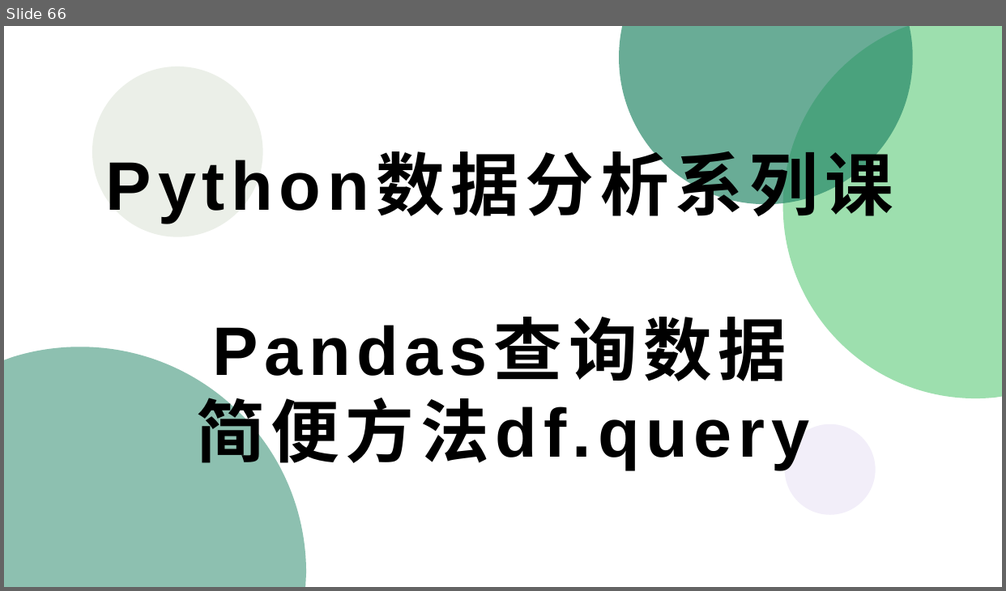
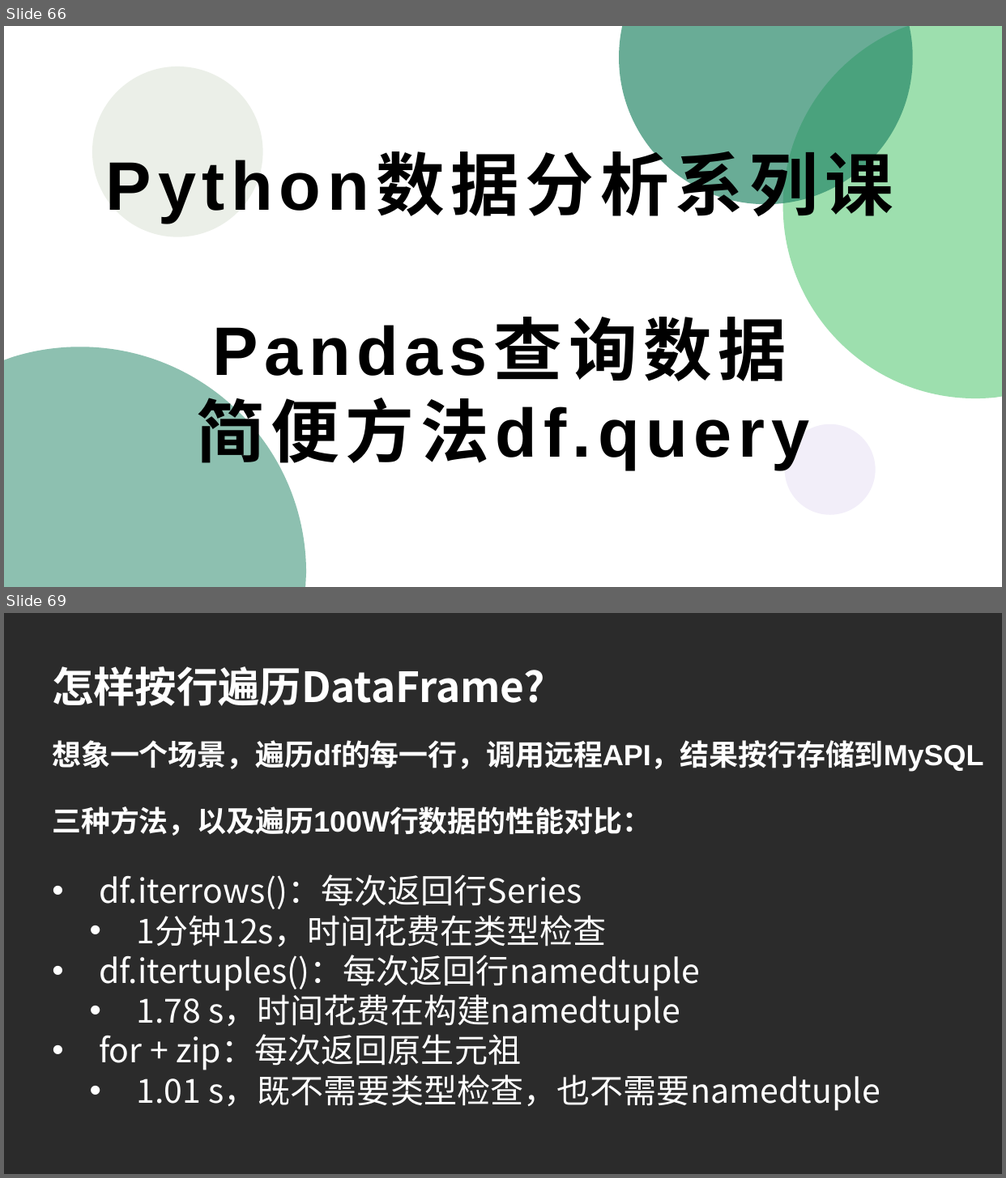
Before and after one commit to peiss/ant-learn-pandas, a slide deck: Python使用Pandas入门数据分析.pptx. Shown one above the other, each under a label of ours: slide 66 before the commit, slides 66 and 69 after it; the slides between them are not shown. The pictures are 1006x591 and 1006x1178 pixels, drawn with LibreOffice and Linux fonts; fonts in the diff are those of the drawing; background and template pictures are left out; a plain dark background stands for a picture behind light text. Boxes give left, top, right and bottom in pixels: in the first picture for what was removed or moved away, otherwise in the second. Text is boxed around its words. In the diff, an @@ line names an element or a change of style, - is before the commit and + after.

```diff
--- a/Python使用Pandas入门数据分析.pptx
+++ b/Python使用Pandas入门数据分析.pptx
@@ slide 69 added at [4, 613, 1002, 1174], background picture (left out) @@
@@ text added at [52, 666, 545, 706], 40 pt, text #FFFFFF, bold @@
+怎样按行遍历DataFrame?
@@ text added at [52, 740, 983, 772], 28 pt, text #FFFFFF, bold @@
+想象一个场景，遍历df的每一行，调用远程API，结果按行存储到MySQL
@@ text added at [52, 807, 651, 836], 28 pt, text #FFFFFF, bold @@
+三种方法，以及遍历100W行数据的性能对比：
@@ text added at [99, 875, 880, 1111], 32 pt, text #FFFFFF @@
+• df.iterrows()：每次返回行Series
+  • 1分钟12s，时间花费在类型检查
+• df.itertuples()：每次返回行namedtuple
+  • 1.78 s，时间花费在构建namedtuple
+• for + zip：每次返回原生元祖
+  • 1.01 s，既不需要类型检查，也不需要namedtuple
```
Also in this commit, not shown: 2 other slides added, 1 other file.
